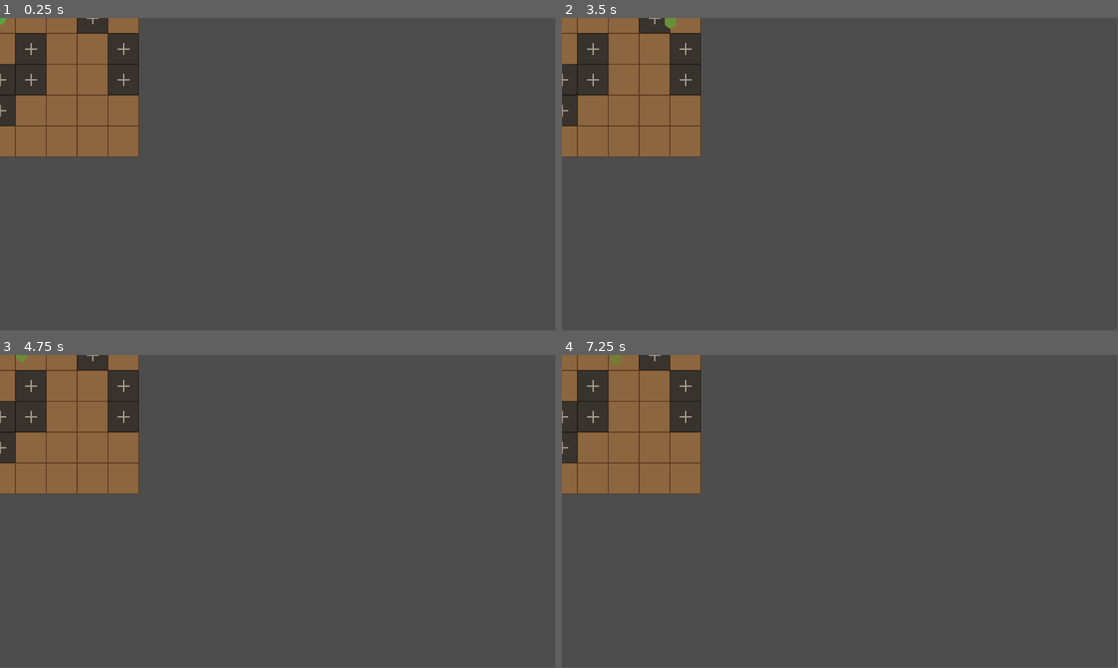
Above: before the commit, frames 1-4 (two rows, left to right).
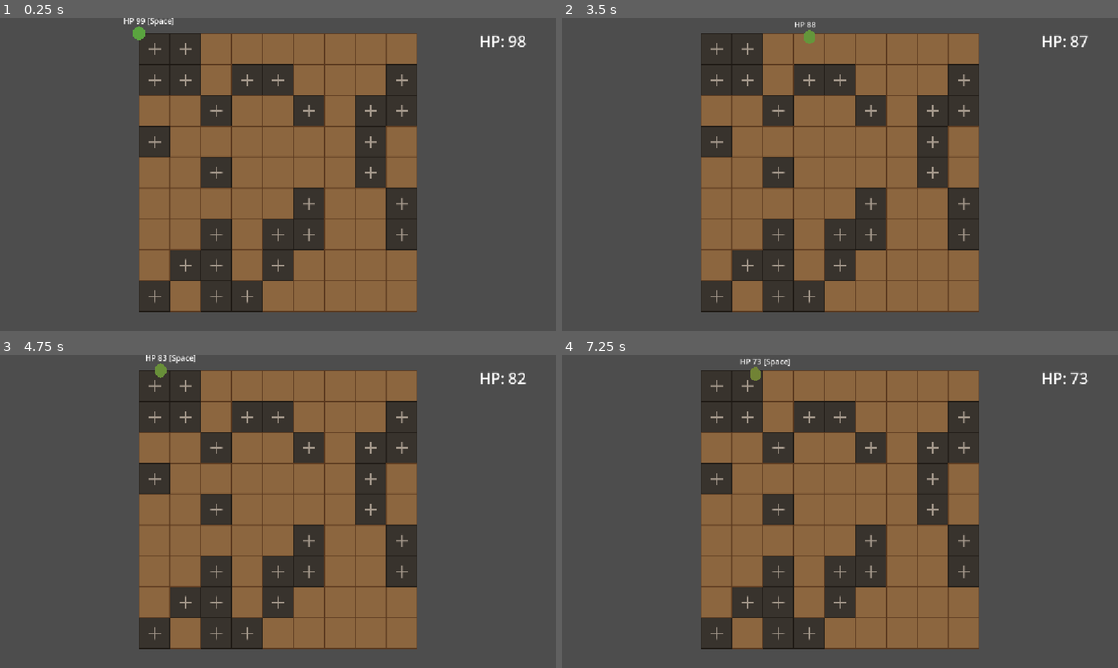
Above: after the commit, the same moments.

Repository: tomkoid/dermestes
Game: Godot game, scene res://scenes/main.tscn
Same seed, same stepped clock (60 frames per second), same inputs: the game is played once before the commit and once after it.
Inputs:
- Up to frame 1 (0.25 s): no input
- Up to frame 2 (3.5 s): tap Enter (ui_accept) at 0.5, 0.77, 1.52, 3.02 s; hold Right (ui_right) 0.53-1.28 s; hold Down (ui_down) 1.28-2.03 s; hold Right (ui_right) 2.03-2.78 s; hold Up (ui_up) from 2.78 s (still down)
- Up to frame 3 (4.75 s): release Up (ui_up) at 3.53 s; hold Left (ui_left) from 3.53 s (still down); tap Enter (ui_accept) at 3.77, 4.52 s
- Up to frame 4 (7.25 s): release Left (ui_left) at 5.03 s; hold Down (ui_down) 5.03-5.78 s; hold Right (ui_right) 5.78-6.53 s; tap Enter (ui_accept) at 6.02, 6.77 s; hold Up (ui_up) from 6.53 s (still down)
In our replay, the window is 799x449 before the commit and 800x450 after it. These sizes can differ from the game's own. Grey fills any space a smaller window leaves; there, only what the larger window draws over its background counts as a difference.

The runs differ from the first frame. In frame 1, 56% of the frame differs, in the area x 0-95%, y 0-94%; in frame 2, 56%; in frame 3, 56%; in frame 4, 56%.

Commit message:
feat: add stats, canvas layer
Signed-off-by: Tomkoid <tomkoid@tomkoid.cz>

Diff:
--- a/project.godot
+++ b/project.godot
@@ -14,6 +14,10 @@
 run/main_scene="uid://dgesqi5swrm05"
 config/features=PackedStringArray("4.6", "Forward Plus")
 config/icon="res://icon.svg"
+
+[display]
+
+window/stretch/mode="canvas_items"
 
 [input]
 
--- a/scenes/main.tscn
+++ b/scenes/main.tscn
@@ -2,9 +2,26 @@
 
 [ext_resource type="PackedScene" uid="uid://cmsdswgvho46d" path="res://scenes/grid.tscn" id="2_0wfyh"]
 [ext_resource type="PackedScene" uid="uid://c50qj8nn1mqm" path="res://scenes/player.tscn" id="2_player"]
+[ext_resource type="Script" uid="uid://cb52f1ihywjh4" path="res://scripts/stats.gd" id="3_sugp2"]
 
-[node name="Node2D" type="Node2D" unique_id=1582120655]
+[node name="CanvasLayer" type="CanvasLayer" unique_id=2013759463]
+
+[node name="Grid" parent="." unique_id=120165985 instance=ExtResource("2_0wfyh")]
+position = Vector2(576, 320)
 
 [node name="Player" parent="." unique_id=1344243331 instance=ExtResource("2_player")]
 
-[node name="Grid" parent="." unique_id=120165985 instance=ExtResource("2_0wfyh")]
+[node name="Stats" type="VBoxContainer" parent="." unique_id=478628930]
+offset_left = 898.0
+offset_top = 25.0
+offset_right = 1090.0
+offset_bottom = 63.0
+script = ExtResource("3_sugp2")
+
+[node name="HP" type="RichTextLabel" parent="Stats" unique_id=545091391]
+layout_mode = 2
+theme_override_font_sizes/normal_font_size = 32
+text = "HP:"
+fit_content = true
+horizontal_alignment = 2
+vertical_alignment = 1
--- /dev/null
+++ b/scripts/stats.gd
@@ -0,0 +1,16 @@
+extends VBoxContainer
+
+@onready var player_ref = $"../Player"
+
+# Called when the node enters the scene tree for the first time.
+func _ready() -> void:
+	player_ref.health_changed.connect(update_hp)
+
+func update_hp(value: int, maximum: int):
+	$HP.text = "HP: "+ str(value)
+
+
+
+# Called every frame. 'delta' is the elapsed time since the previous frame.
+#func _process(delta: float) -> void:
+	#pass
Not shown, added: scripts/stats.gd.uid
